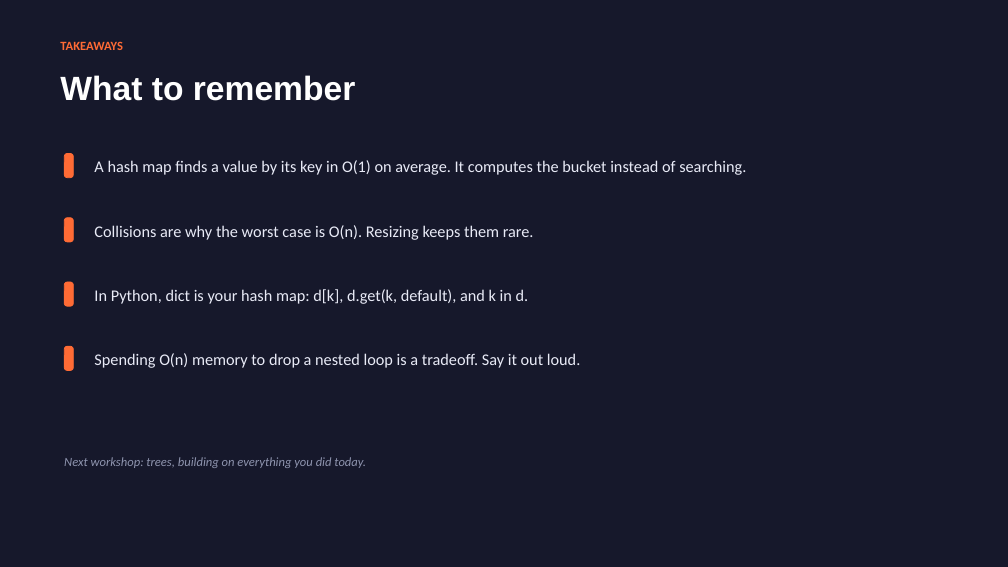
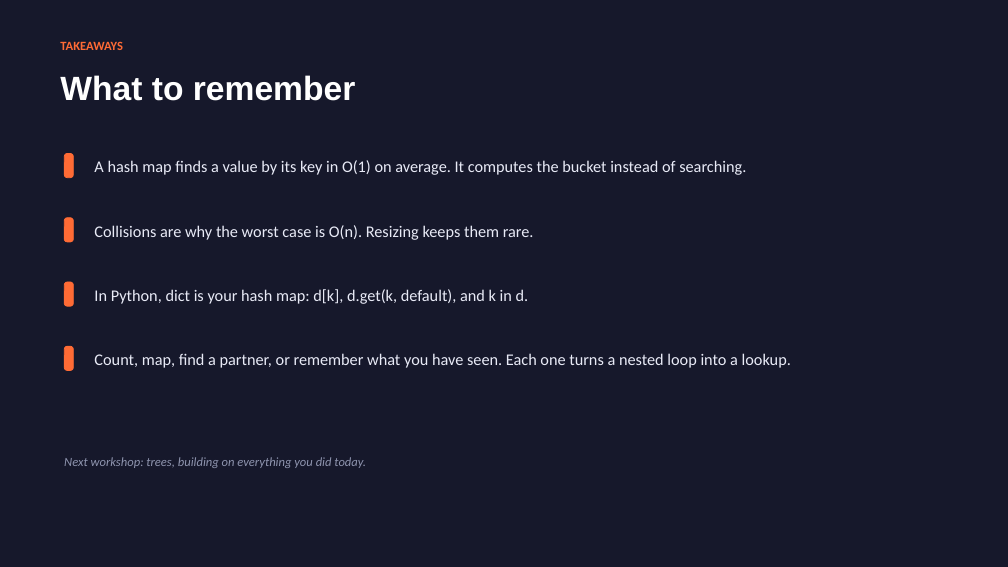
Before and after one commit to kapooramanpreet/TechnicalInterview101, a slide deck: slide 23 of assets/slides/Technical_Interview_101_Hash Tables.pptx (slide 20 before the commit). Drawn at 1008x567 pixels with LibreOffice and Linux fonts; fonts in the diff are those of the drawing. Boxes give left, top, right and bottom in pixels: in the first picture for what was removed or moved away, otherwise in the second. Text is boxed around its words. In the diff, an @@ line names an element or a change of style, - is before the commit and + after.

```diff
--- a/assets/slides/Technical_Interview_101_Hash Tables.pptx
+++ b/assets/slides/Technical_Interview_101_Hash Tables.pptx
@@ text at <box>94,353,791,368</box>: text changed @@
-Spending O(n) memory to drop a nested loop is a tradeoff. Say it out loud.
+Count, map, find a partner, or remember what you have seen. Each one turns a nested loop into a lookup.
```
Also in this commit, not shown: 10 other slides changed, 6 slides added, 3 slides removed.
